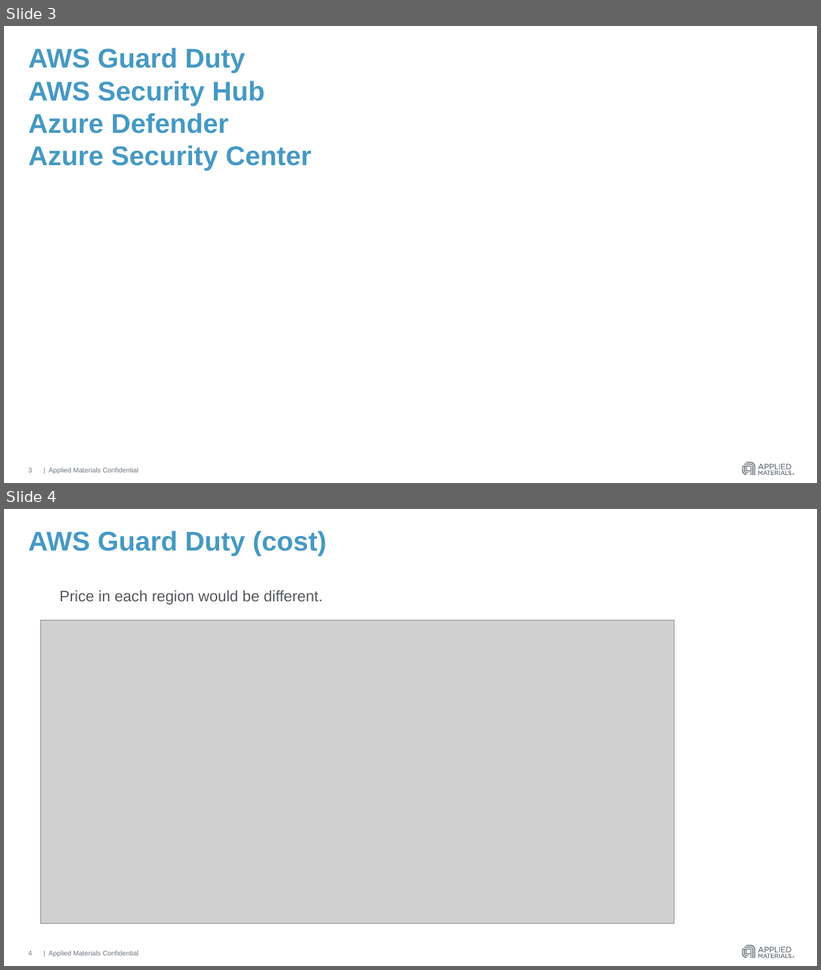
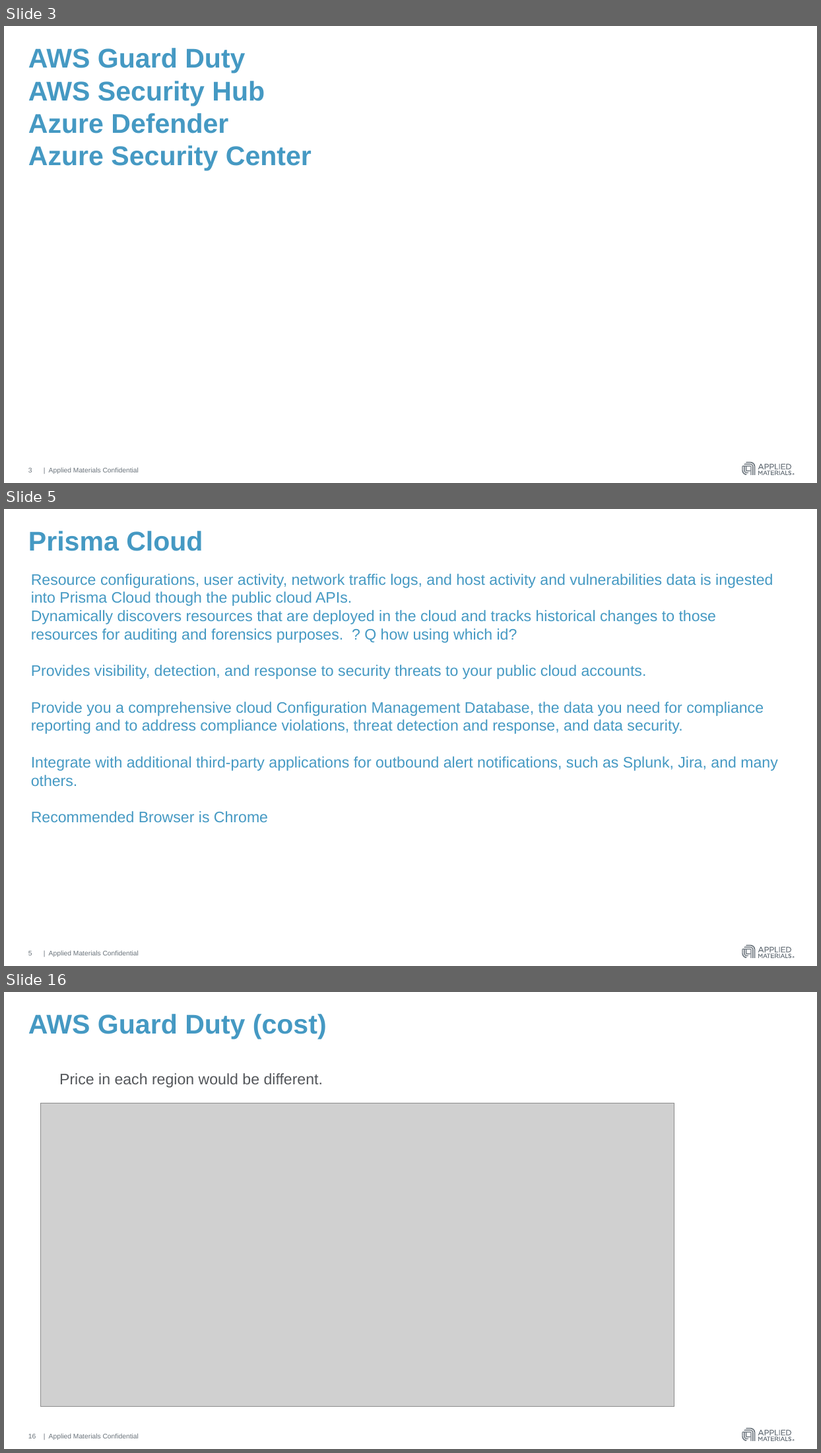
Before and after one commit to hmahajanHM/mytestrepo, a slide deck: AWS Guard Duty & Azure Security Center.pptx. Shown one above the other, each under a label of ours: slides 3 and 4 before the commit, slides 3, 5 and 16 after it; the slides between them are not shown. The pictures are 821x970 and 821x1453 pixels, drawn with LibreOffice and Linux fonts; fonts in the diff are those of the drawing; grey boxes stand for pictures. Boxes give left, top, right and bottom in pixels: in the first picture for what was removed or moved away, otherwise in the second. Text is boxed around its words. In the diff, an @@ line names an element or a change of style, - is before the commit and + after.

```diff
--- a/AWS Guard Duty & Azure Security Center.pptx
+++ b/AWS Guard Duty & Azure Security Center.pptx
@@ slide 5 added at (x1=4, y1=509, x2=817, y2=966), background #FFFFFF; not listed: 4 template elements that a slide beside it also shows @@
@@ title added at (x1=28, y1=531, x2=203, y2=551), 32 pt, text #4599C3, bold @@
+Prisma Cloud
@@ text added at (x1=31, y1=574, x2=778, y2=823), 18 pt, text #4599C3 @@
+Resource configurations, user activity, network traffic logs, and host activity and vulnerabilities data is ingested into Prisma Cloud though the public cloud APIs.
+Dynamically discovers resources that are deployed in the cloud and tracks historical changes to those resources for auditing and forensics purposes. ? Q how using which id?
+Provides visibility, detection, and response to security threats to your public cloud accounts.
+Provide you a comprehensive cloud Configuration Management Database, the data you need for compliance reporting and to address compliance violations, threat detection and response, and data security.
+Integrate with additional third-party applications for outbound alert notifications, such as Splunk, Jira, and many others.
+Recommended Browser is Chrome
@@ page number added at (x1=28, y1=951, x2=32, y2=956), 8 pt, text #6A737B @@
+5
@@ what was slide 4 is now slide 16 @@
@@ page number at (x1=28, y1=1434, x2=36, y2=1439): text changed @@
-4
+16
```
Also in this commit, not shown: 1 slide changed, 12 other slides added.
